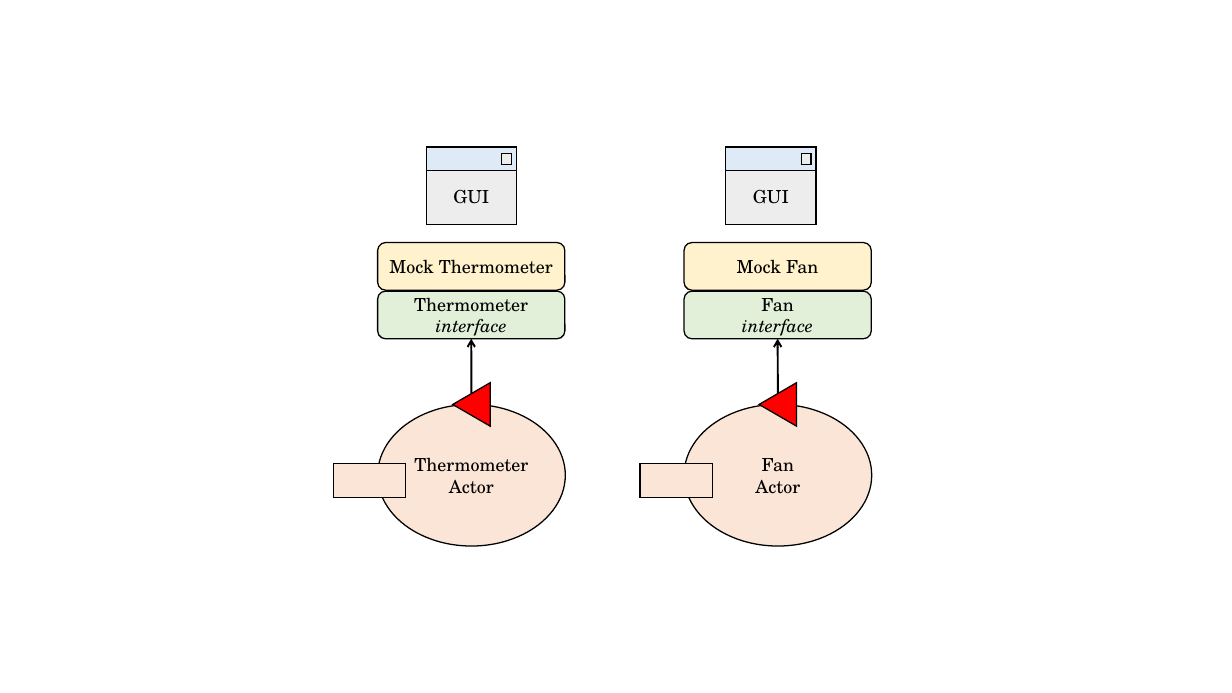
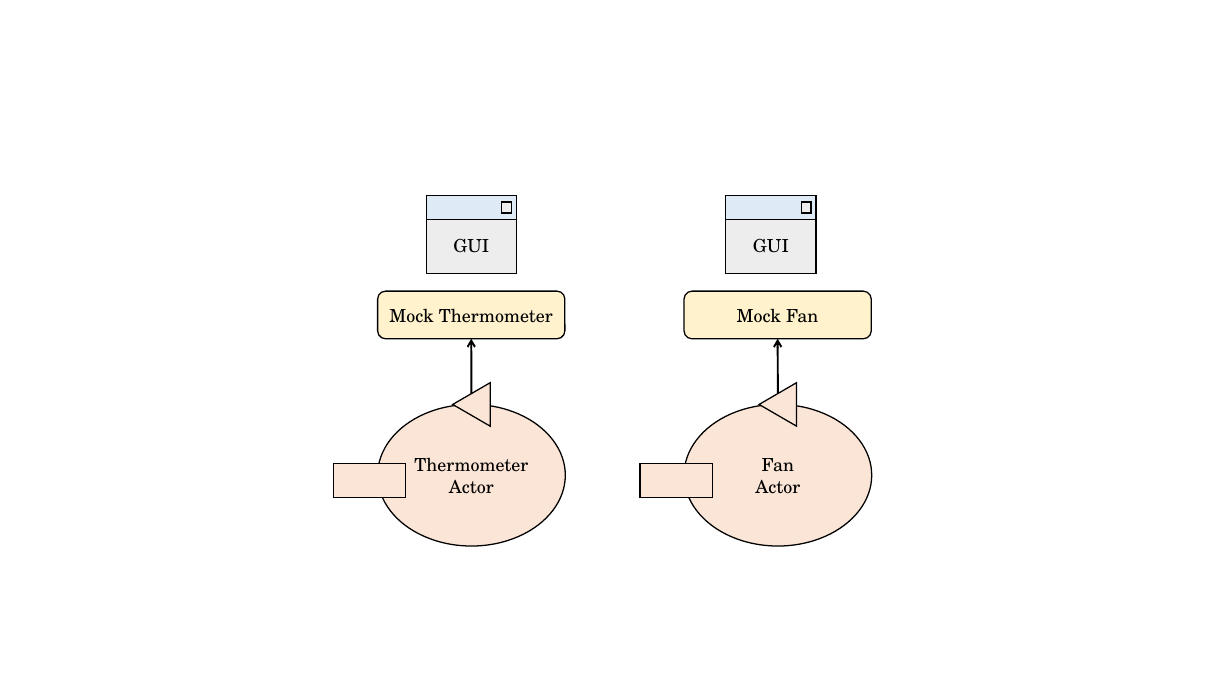
Before and after one commit to JackFantaz/FantazziniGiacomoIss, a slide deck: slide 2 of FinalTask/userDocs/img/final_task_schema.pptx. Drawn at 1232x693 pixels with LibreOffice and Linux fonts; fonts in the diff are those of the drawing. Boxes give left, top, right and bottom in pixels: in the first picture for what was removed or moved away, otherwise in the second. Text is boxed around its words. In the diff, an @@ line names an element or a change of style, - is before the commit and + after.

Commit message:
pptx ok

```diff
--- a/FinalTask/userDocs/img/final_task_schema.pptx
+++ b/FinalTask/userDocs/img/final_task_schema.pptx
@@ 6 rectangles, 2 rounded rectangles: place and size @@
-6 rectangles, 2 rounded rectangles at (378, 147, 872, 291)
+6 rectangles, 2 rounded rectangles at (378, 196, 872, 339)
@@ rounded rectangle removed at (378, 291, 566, 339) @@
-Thermometer
-interface
@@ rounded rectangle removed at (684, 291, 872, 339) @@
-Fan
-interface
@@ triangle at (453, 383, 491, 426): fill #FF0000 to #FBE5D6 @@
@@ triangle at (759, 383, 797, 426): fill #FF0000 to #FBE5D6 @@
```
Also in this commit, not shown: 3 other slides changed, 1 slide added, 2 slides removed, 1 other file.
